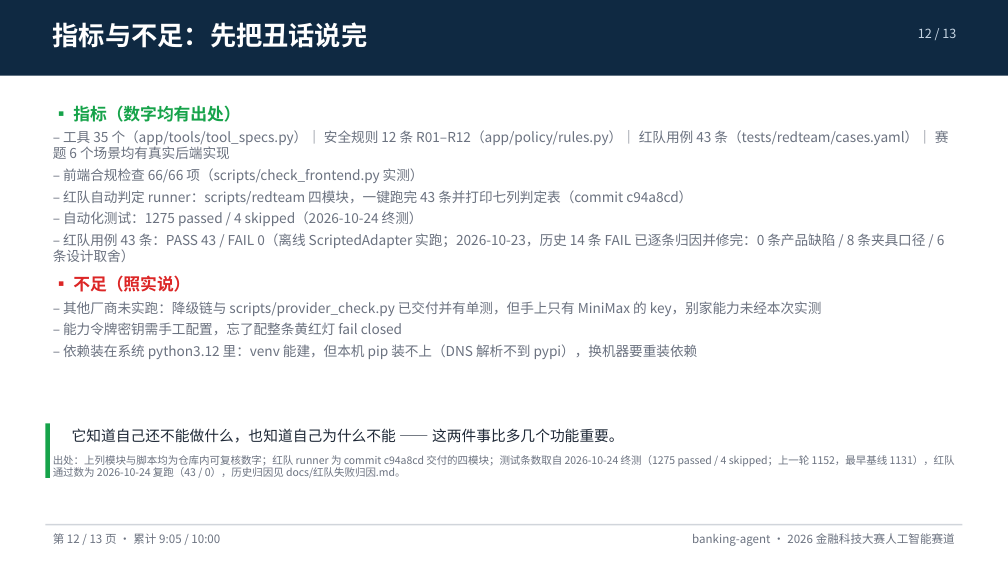
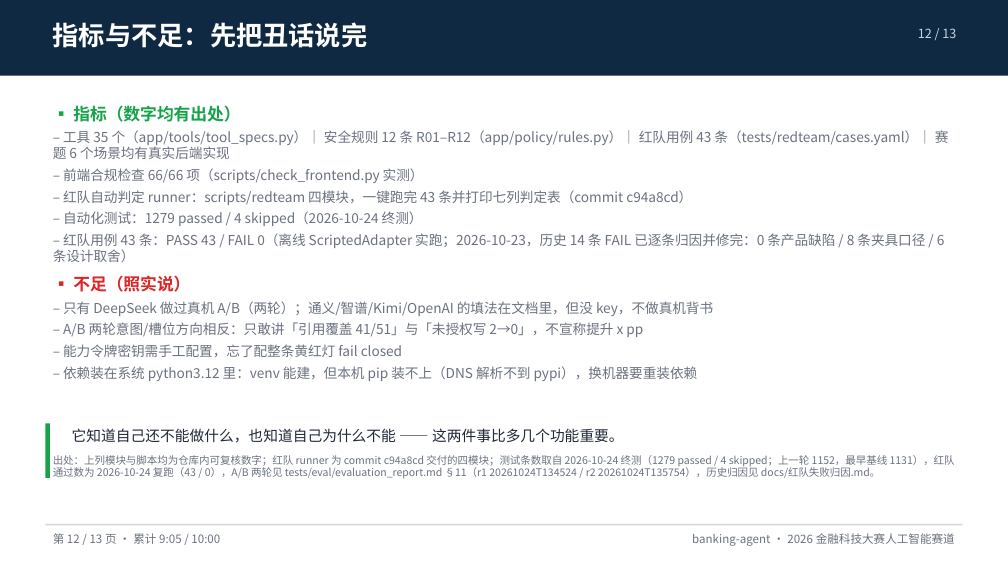
Before and after one commit to peng6yu/banking-agent, a slide deck: slide 12 of docs/交付/答辩PPT.pptx. Drawn at 1008x567 pixels with LibreOffice and Linux fonts; fonts in the diff are those of the drawing. Boxes give left, top, right and bottom in pixels: in the first picture for what was removed or moved away, otherwise in the second. Text is boxed around its words. In the diff, an @@ line names an element or a change of style, - is before the commit and + after.

Commit message:
fix(guard+eval): 单姓收款人必须追问、兜底不吞赎回链，换 DeepSeek 在两轮 A/B 上把未授权写降到 0
- payment_guard: 单姓收款人（非亲属称谓）且没给卡号尾号时改为追问，不再当确定收款人
- intent: 整句含赎回/基金标记时兜底返回 None，避免只接住半句就建转账计划
- 这两条正是 A/B r1 各自漏掉的未授权写（C037 单姓「王」、C048 卖基金转我妈）
- 换 DeepSeek（deepseek-flash / deepseek-v4-pro），provider_check 4/4，复跑两轮 A/B：
  r1 20261024T134524、r2 20261024T135754，unauthorized 1/1 → 0/0；
  知识层对意图/槽位两轮方向相反，文档只保留 citation 41/51 与 0 未授权写两条稳定结论
- 换模型后重跑红队 43/43 PASS 与真浏览器冒烟 PASS（顺带修脚本两处过期断言：账户当前余额措辞、元/分解析）
- 文档与 PPT 同步（README 19–22、提交物对照表 §十三、feature_matrix、比赛演示方案 §3.3/6.2/6.3、冒烟报告 §10）
- 全量 pytest 1279 passed / 4 skipped；check_frontend 66/66

```diff
--- a/docs/交付/答辩PPT.pptx
+++ b/docs/交付/答辩PPT.pptx
@@ text at (63, 211, 423, 226): text changed @@
-– 自动化测试：1275 passed / 4 skipped（2026-10-24 终测）
+– 自动化测试：1279 passed / 4 skipped（2026-10-24 终测）
@@ text at (63, 301, 713, 337): text changed @@
-– 其他厂商未实跑：降级链与 scripts/provider_check.py 已交付并有单测，但手上只有 MiniMax 的 key，别家能力未经本次实测
+– 只有 DeepSeek 做过真机 A/B（两轮）；通义/智谱/Kimi/OpenAI 的填法在文档里，但没 key，不做真机背书
+– A/B 两轮意图/槽位方向相反：只敢讲「引用覆盖 41/51」与「未授权写 2→0」，不宣称提升 x pp
@@ text at (53, 455, 955, 479): text changed @@
-出处：上列模块与脚本均为仓库内可复核数字；红队 runner 为 commit c94a8cd 交付的四模块；测试条数取自 2026-10-24 终测（1275 passed / 4 skipped；上一轮 1152，最早基线 1131），红队通过数为 2026-10-24 复跑（43 / 0），历史归因见 docs/红队失败归因.md。
+出处：上列模块与脚本均为仓库内可复核数字；红队 runner 为 commit c94a8cd 交付的四模块；测试条数取自 2026-10-24 终测（1279 passed / 4 skipped；上一轮 1152，最早基线 1131），红队通过数为 2026-10-24 复跑（43 / 0），A/B 两轮见 tests/eval/evaluation_report.md §11（r1 20261024T134524 / r2 20261024T135754），历史归因见 docs/红队失败归因.md。
```
Also in this commit, not shown: 1 other slide changed, 36 other files.
